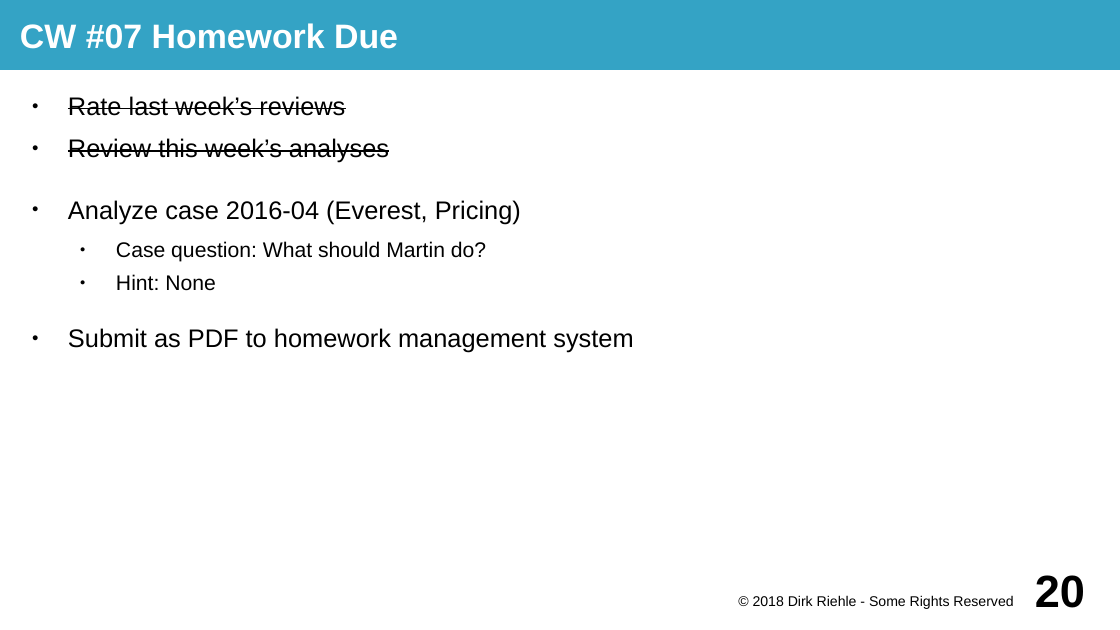
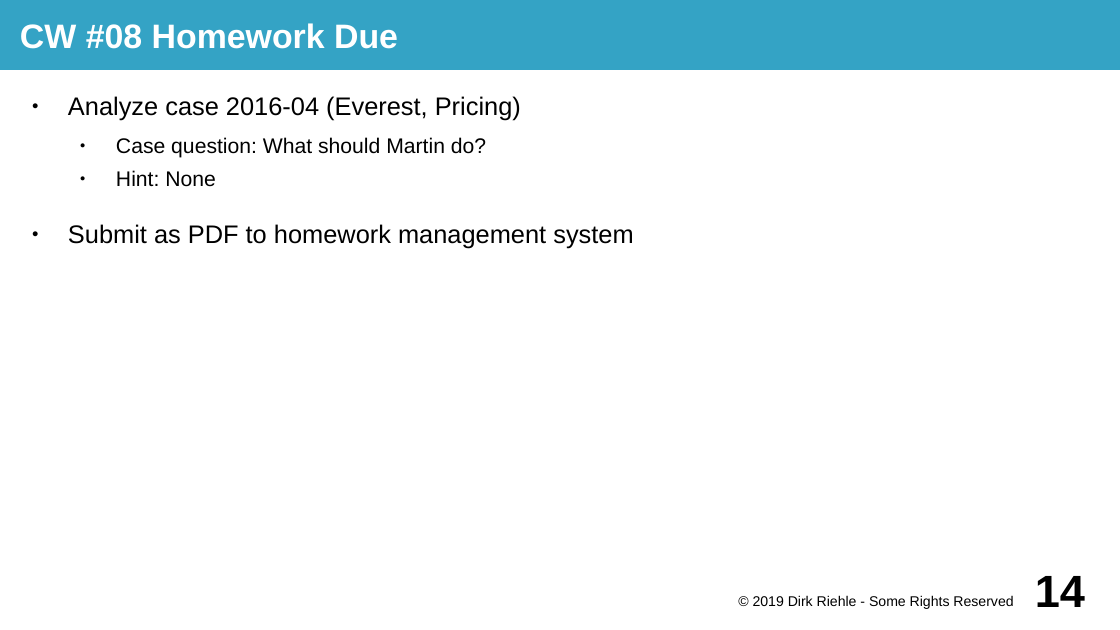
Before and after one commit to dirkriehle/prod-course, a slide deck: slide 14 of Lecture slides/PROD A02 - Course Homework.odp (slide 20 before the commit). Drawn at 1120x630 pixels with LibreOffice and Linux fonts; fonts in the diff are those of the drawing. Boxes give left, top, right and bottom in pixels: in the first picture for what was removed or moved away, otherwise in the second. Text is boxed around its words. In the diff, an @@ line names an element or a change of style, - is before the commit and + after.

```diff
--- a/Lecture slides/PROD A02 - Course Homework.odp
+++ b/Lecture slides/PROD A02 - Course Homework.odp
@@ title at (20, 23, 398, 49): text changed @@
-CW #07 Homework Due
+CW #08 Homework Due
@@ text at (68, 96, 389, 163): paragraphs removed @@
-● Rate last week’s reviews
-● Review this week’s analyses
@@ text at (753, 595, 1013, 609): text changed @@
-© 2018 Dirk Riehle - Some Rights Reserved
+© 2019 Dirk Riehle - Some Rights Reserved
@@ page number at (1035, 576, 1085, 607): text changed @@
-20
+14
```
Also in this commit, not shown: 20 other slides changed, 7 slides removed, 8 other files.
